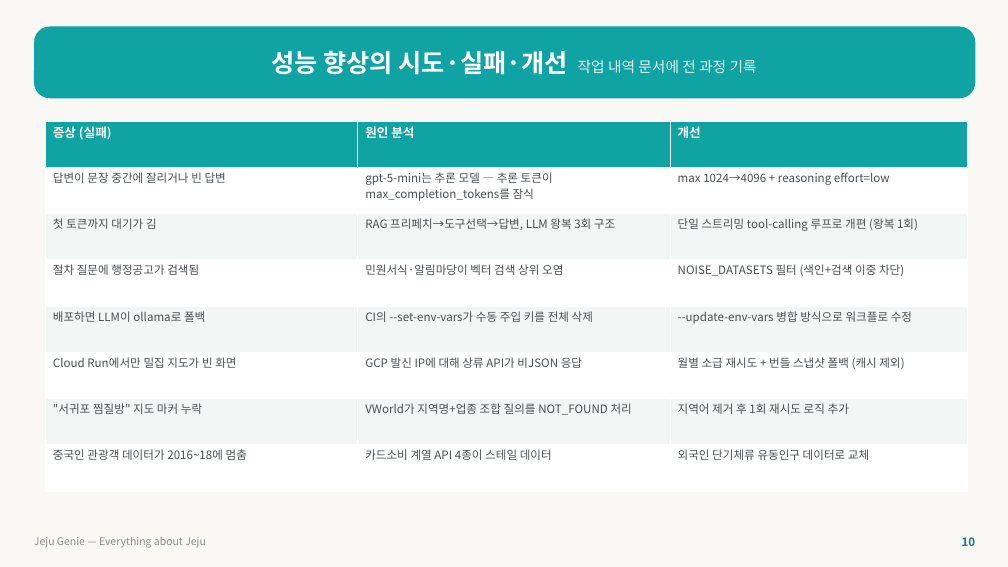
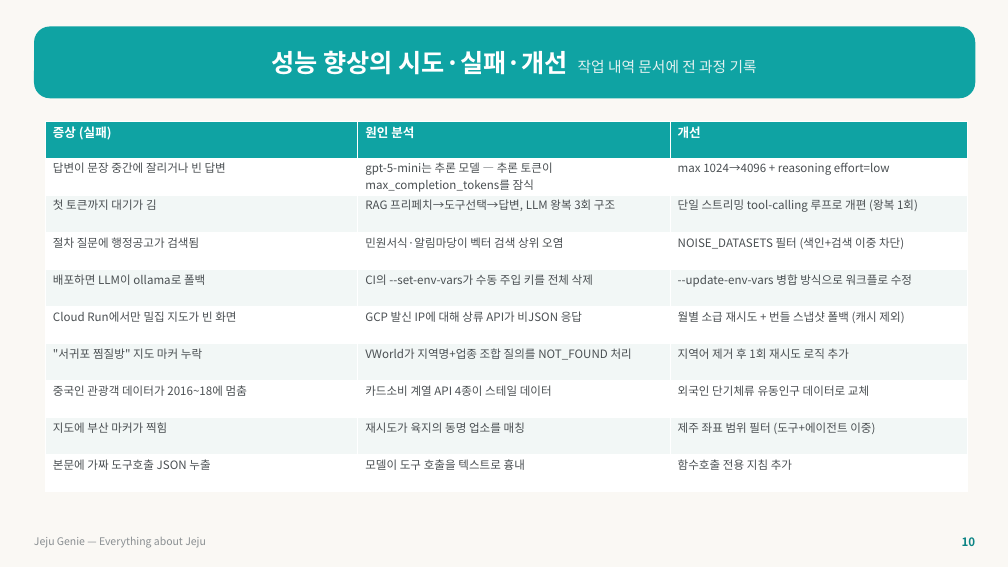
Before and after one commit to juyoo0729/jeju-genie, a slide deck: slide 11 of doc/제주지니_발표자료.pptx. Drawn at 1008x567 pixels with LibreOffice and Linux fonts; fonts in the diff are those of the drawing. Boxes give left, top, right and bottom in pixels: in the first picture for what was removed or moved away, otherwise in the second. Text is boxed around its words. In the diff, an @@ line names an element or a change of style, - is before the commit and + after.

Commit message:
산출물: 제안서·작업내역 추가, 발표자료·대본 정리

```diff
--- a/doc/제주지니_발표자료.pptx
+++ b/doc/제주지니_발표자료.pptx
@@ table at [45,121,968,492] @@
+row 9: 지도에 부산 마커가 찍힘 | 재시도가 육지의 동명 업소를 매칭 | 제주 좌표 범위 필터 (도구+에이전트 이중)
+row 10: 본문에 가짜 도구호출 JSON 누출 | 모델이 도구 호출을 텍스트로 흉내 | 함수호출 전용 지침 추가
```
Also in this commit, not shown: 10 other slides changed, 3 other files.
